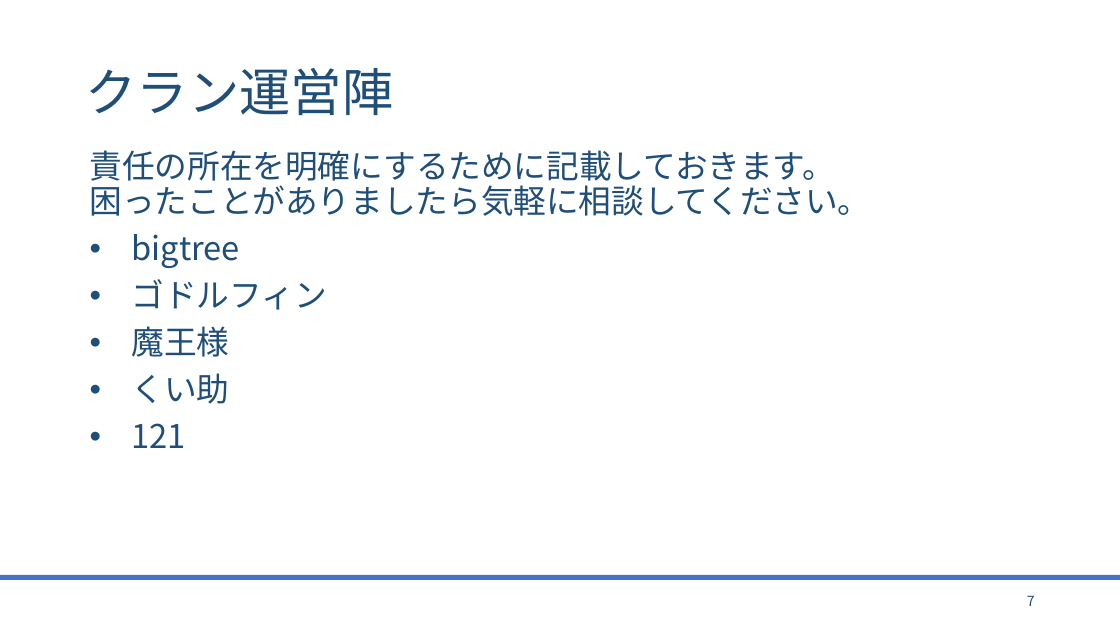
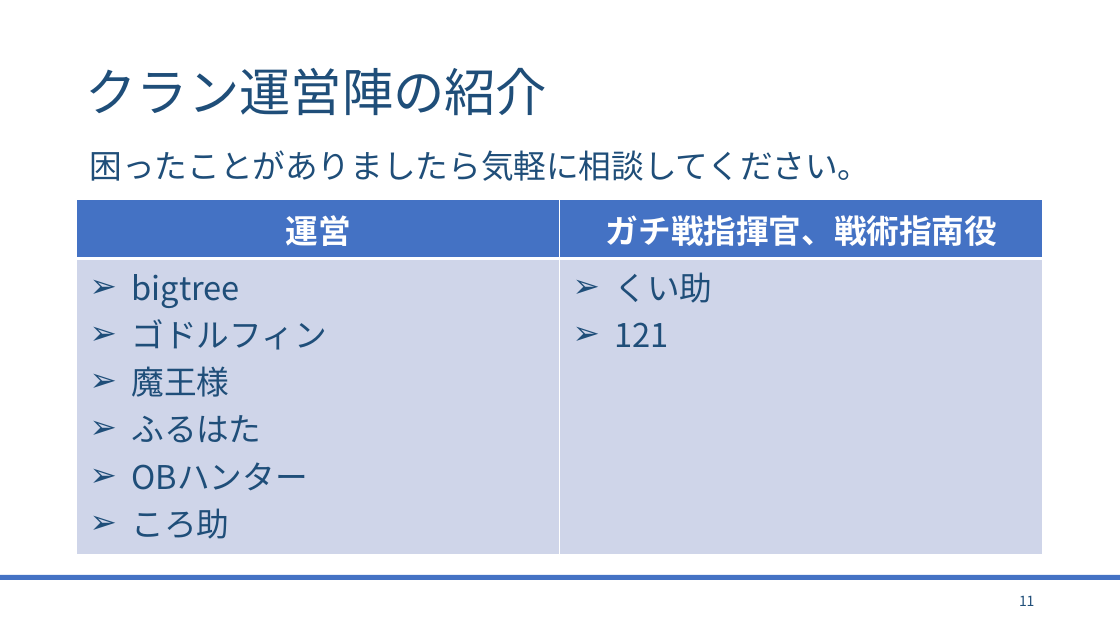
Before and after one commit to bigtreeCoC/documents, a slide deck: slide 11 of TOMARIGI.pptx (slide 7 before the commit). Drawn at 1120x630 pixels with LibreOffice and Linux fonts; fonts in the diff are those of the drawing. Boxes give left, top, right and bottom in pixels: in the first picture for what was removed or moved away, otherwise in the second. Text is boxed around its words. In the diff, an @@ line names an element or a change of style, - is before the commit and + after.

```diff
--- a/TOMARIGI.pptx
+++ b/TOMARIGI.pptx
@@ title at (85,68,547,116): text changed @@
-クラン運営陣
+クラン運営陣の紹介
@@ text at (90,150,871,181): text changed @@
-責任の所在を明確にするために記載しておきます。
-困ったことがありましたら気軽に相談してください。
-• bigtree
-• ゴドルフィン
-• 魔王様
-• くい助
-• 121
+困ったことがありましたら気軽に相談してください。
@@ table added at (77,200,1044,555), 2 rows, 2 columns @@
+運営 | ガチ戦指揮官、戦術指南役
+bigtree / ゴドルフィン / 魔王様 / ふるはた / OBハンター / ころ助 | くい助 / 121
@@ page number at (1019,595,1035,606): text changed @@
-7
+11
```
Also in this commit, not shown: 5 other slides changed, 6 slides added, 1 other file.
